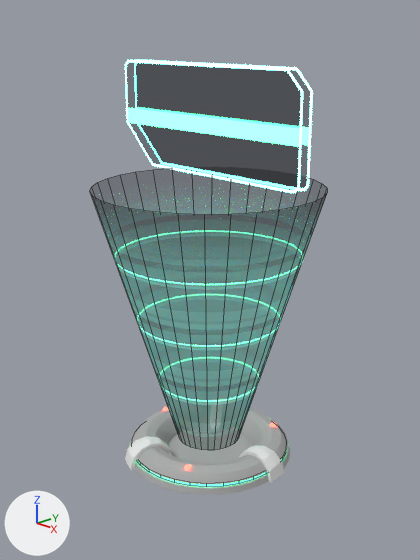
What one commit did to the Blender file 3D-models/hologram-sign.blend.
Both versions are drawn from the file's camera 'Camera'. The axes (+X, +Y, +Z) are drawn at lower left. The lights are the same throughout. Mesh edges are drawn as thin lines on the coarser meshes.

In view in the first picture: 'Base', 'Base_Pipes', 'Holo', 'Sign'.
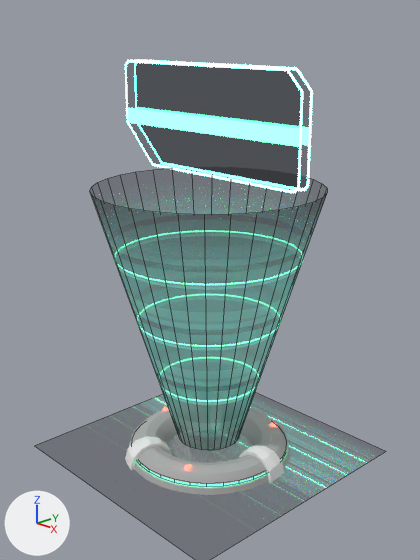
The change, as a diff of the scene's bpy script:
```diff
--- a/3D-models/hologram-sign.blend.py
+++ b/3D-models/hologram-sign.blend.py
@@ mat_hologram @@
 # nodes: BsdfPrincipled, Emission, Mapping, Math x2, MixShader, OutputMaterial, SeparateXYZ x3, TexCoord, ValToRGB x3, VectorMath x6
-# colours: black #000000, green #4fffa3, white #ffffff, white #f1f1f1, cyan #4de2ce
+# colours: black #000000, green #4fffa3, white #ffffff, red #ff0000, green #00ffae, purple #5200ff, yellow #ffcf00, pink #ff00cf
@@ me_plane_001 @@
+me_plane_001.from_pydata(...)  # 4 vertices, 1 face; spans x -1.0..1.0, y -1.0..1.0, z 0.0
+me_plane_001.materials.append(mat_hologram)
@@ ob_holo @@
 ob_holo.location = (0.0, 0.0, 0.0)
-ob_holo.visible_shadow = False
@@ ob_plane @@
+ob_plane = bpy.data.objects.new('Plane', me_plane_001)
+ob_plane.location = (0.0, 0.0, 0.0)
```

Location of each change, [x1, y1, x2, y2] in pixels of the pictures (420 x 560 px):
'Holo', recoloured, surface changed
    both: [163, 382, 256, 450]
'Plane', added
    after: [35, 392, 385, 560]
